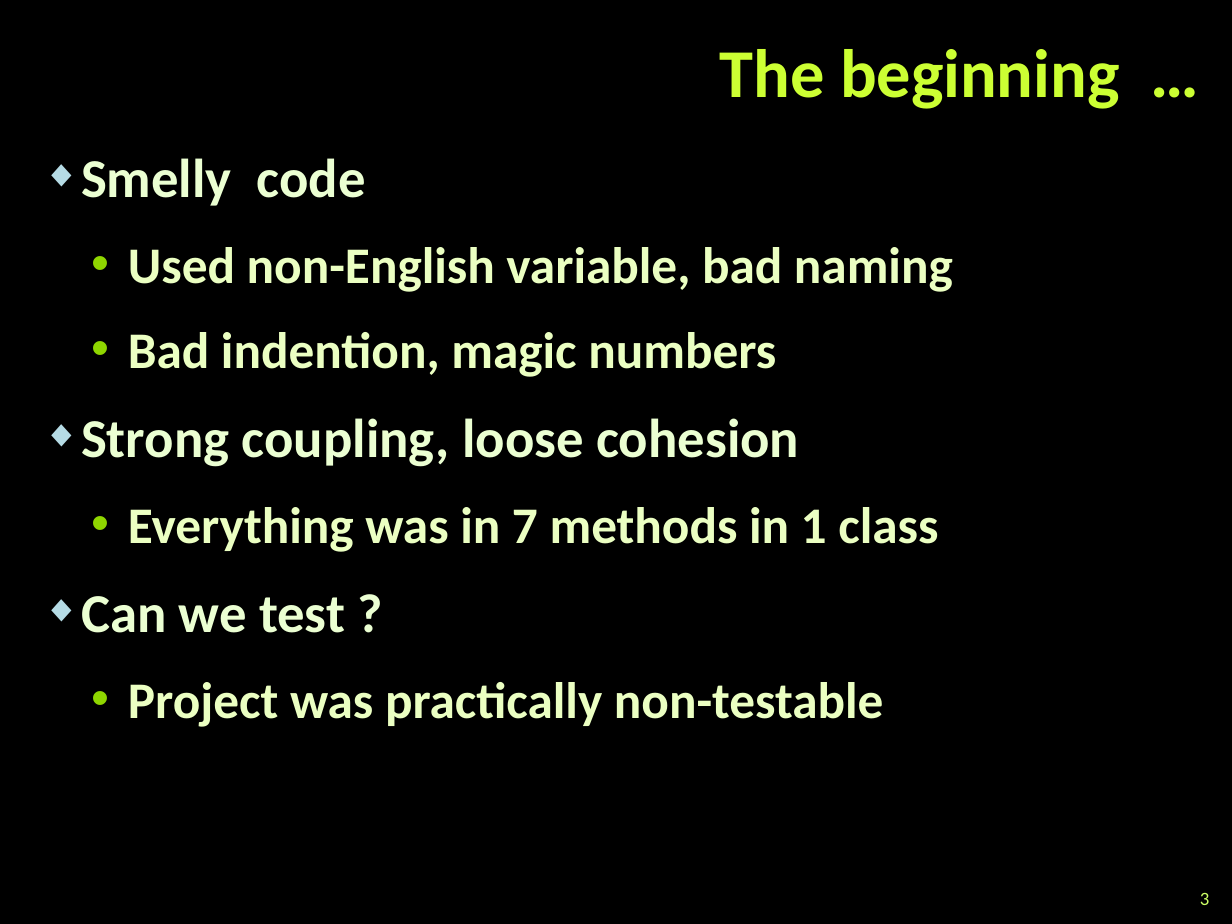
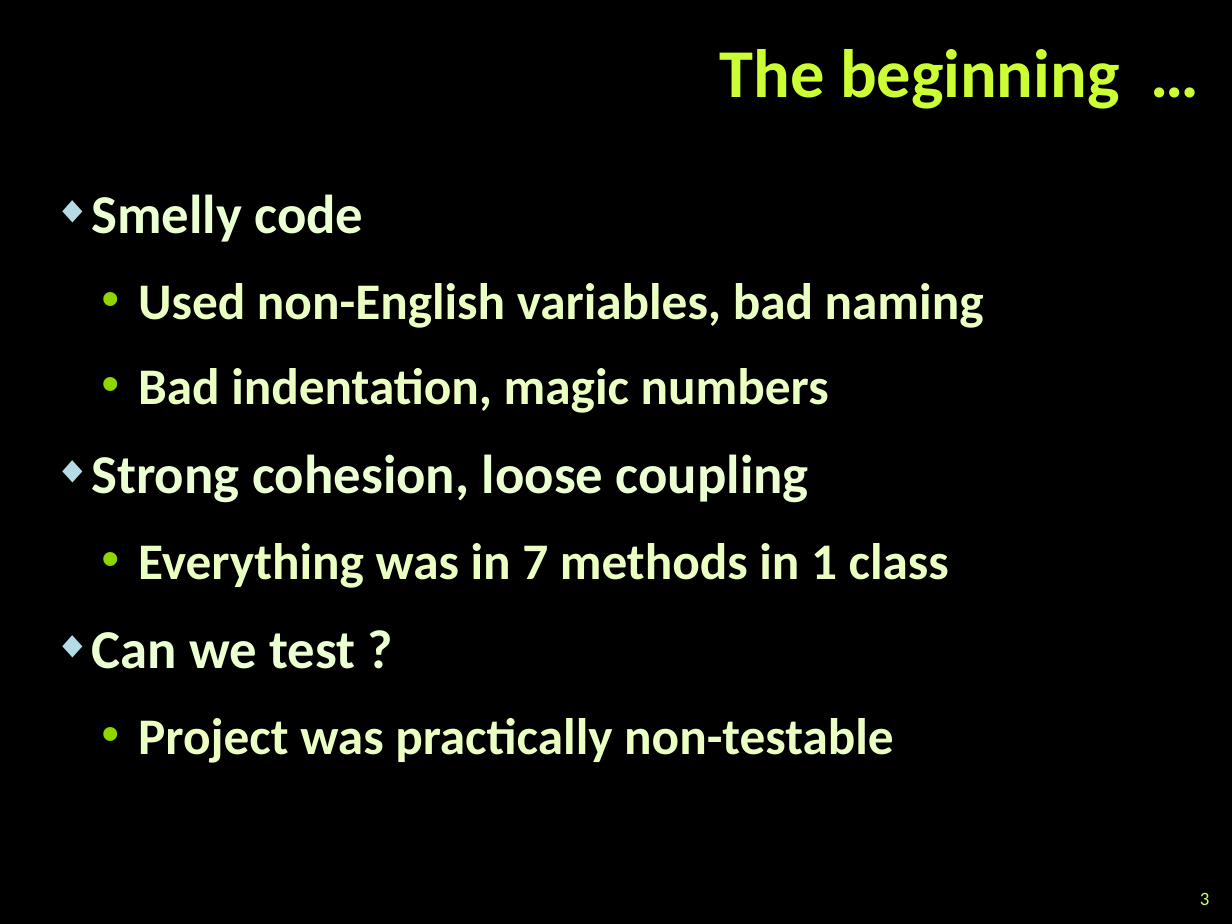
Before and after one commit to HighQualityCode-TeamErbium/HighQualityCode-TeamErbium, a slide deck: slide 3 of Team Erbium Presentation.pptx. Drawn at 1232x924 pixels with LibreOffice and Linux fonts; fonts in the diff are those of the drawing; background and template pictures are left out. Boxes give left, top, right and bottom in pixels: in the first picture for what was removed or moved away, otherwise in the second. Text is boxed around its words. In the diff, an @@ line names an element or a change of style, - is before the commit and + after.

```diff
--- a/Team Erbium Presentation.pptx
+++ b/Team Erbium Presentation.pptx
@@ text "Smelly code": place and size @@
-text "Smelly code" at <box>81,158,953,727</box>
+text "Smelly code" at <box>91,194,984,763</box>
@@ text at <box>91,283,984,503</box>: text changed @@
-  • Used non-English variable, bad naming
-  • Bad indention, magic numbers
-◆ Strong coupling, loose cohesion
+  • Used non-English variables, bad naming
+  • Bad indentation, magic numbers
+◆ Strong cohesion, loose coupling
```
Also in this commit, not shown: 4 other slides changed, 2 other files.
